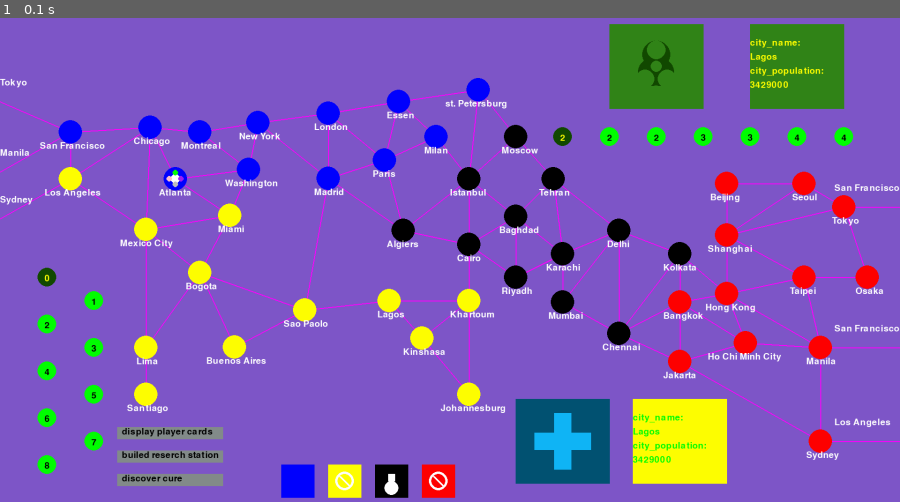
Above: before the commit, frame 1.
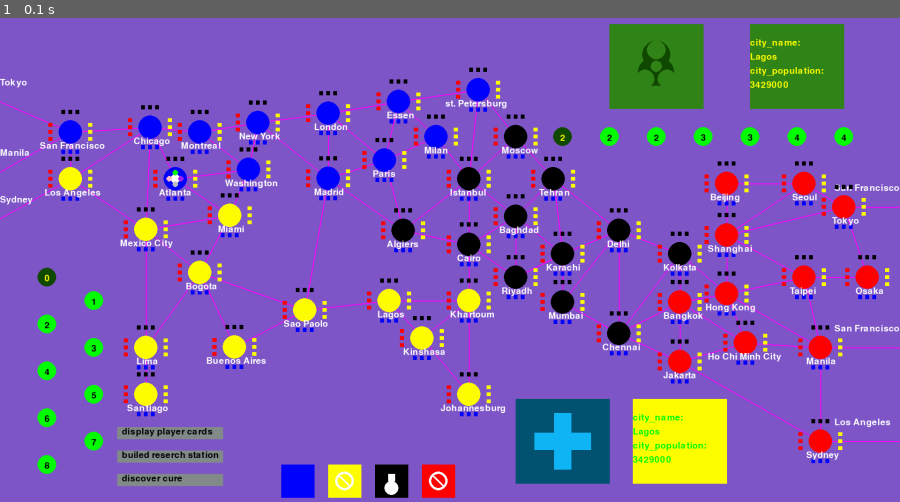
Above: after the commit, the same moment.

Repository: idonacmias/pandemic-pygame
Game: pygame game, started from display.py
Same seed, same stepped clock (60 frames per second), same inputs: the game is played once before the commit and once after it.
Inputs:
- Up to frame 1 (0.1 s): no input

The runs differ from the first frame. In frame 1, 2.9% of the frame differs, in the area x 5-99%, y 10-92%.

Commit message:
fix import sys in events. more redable positions func in dispaly/desis_cube.py

Diff:
--- a/City.py
+++ b/City.py
@@ -11,7 +11,7 @@
     population : int
     routes : list
     point : tuple
-    disease_cubes : list = field(default_factory=lambda: [0]*4)
+    disease_cubes : list = field(default_factory=lambda: [3]*4)
     resarch_station = False
     outbreack_bool = False
 
--- a/display.py
+++ b/display.py
@@ -1,5 +1,4 @@
 import pygame
-import sys
 
 from constances import FIRST_CITY
 from display import colors_palet, city, card, tokens, player, bottons
--- a/display/desis_cube.py
+++ b/display/desis_cube.py
@@ -13,11 +13,12 @@
 def positions(point, desis_type, cube_cunter):
     LENTH_BETWEEN_CUBES = 15
     LENTH_MOD_FROM_CENTER = 1.7
-    positions = [(point[0] - LENTH_BETWEEN_CUBES + cube_cunter * LENTH_BETWEEN_CUBES, point[1] + CITY_RADIUS * LENTH_MOD_FROM_CENTER),
-                 (point[0] + CITY_RADIUS * LENTH_MOD_FROM_CENTER, point[1] - LENTH_BETWEEN_CUBES + cube_cunter * LENTH_BETWEEN_CUBES),
-                 (point[0] - LENTH_BETWEEN_CUBES + cube_cunter * LENTH_BETWEEN_CUBES, point[1] - CITY_RADIUS * LENTH_MOD_FROM_CENTER),
-                 (point[0] - CITY_RADIUS * LENTH_MOD_FROM_CENTER, point[1] - LENTH_BETWEEN_CUBES + cube_cunter * LENTH_BETWEEN_CUBES)]
-
+    move_aside = CITY_RADIUS * LENTH_MOD_FROM_CENTER
+    move_from_center = (cube_cunter - 1) * LENTH_BETWEEN_CUBES
+    positions = [(point[0] - move_from_center, point[1] + move_aside),
+                 (point[0] + move_aside, point[1] - move_from_center),
+                 (point[0] - move_from_center, point[1] - move_aside),
+                 (point[0] - move_aside, point[1] - move_from_center)]
     return positions[desis_type]
 
 def draw_squer(screen, point, color):
--- a/events/event.py
+++ b/events/event.py
@@ -1,7 +1,7 @@
 import pygame
 from display import CITY_RADIUS
 from display import colors_palet, card, tokens, city, CITY_RADIUS, player, bottons
-
+import sys
 
 def if_quit(event):
     if event.type == pygame.QUIT:
